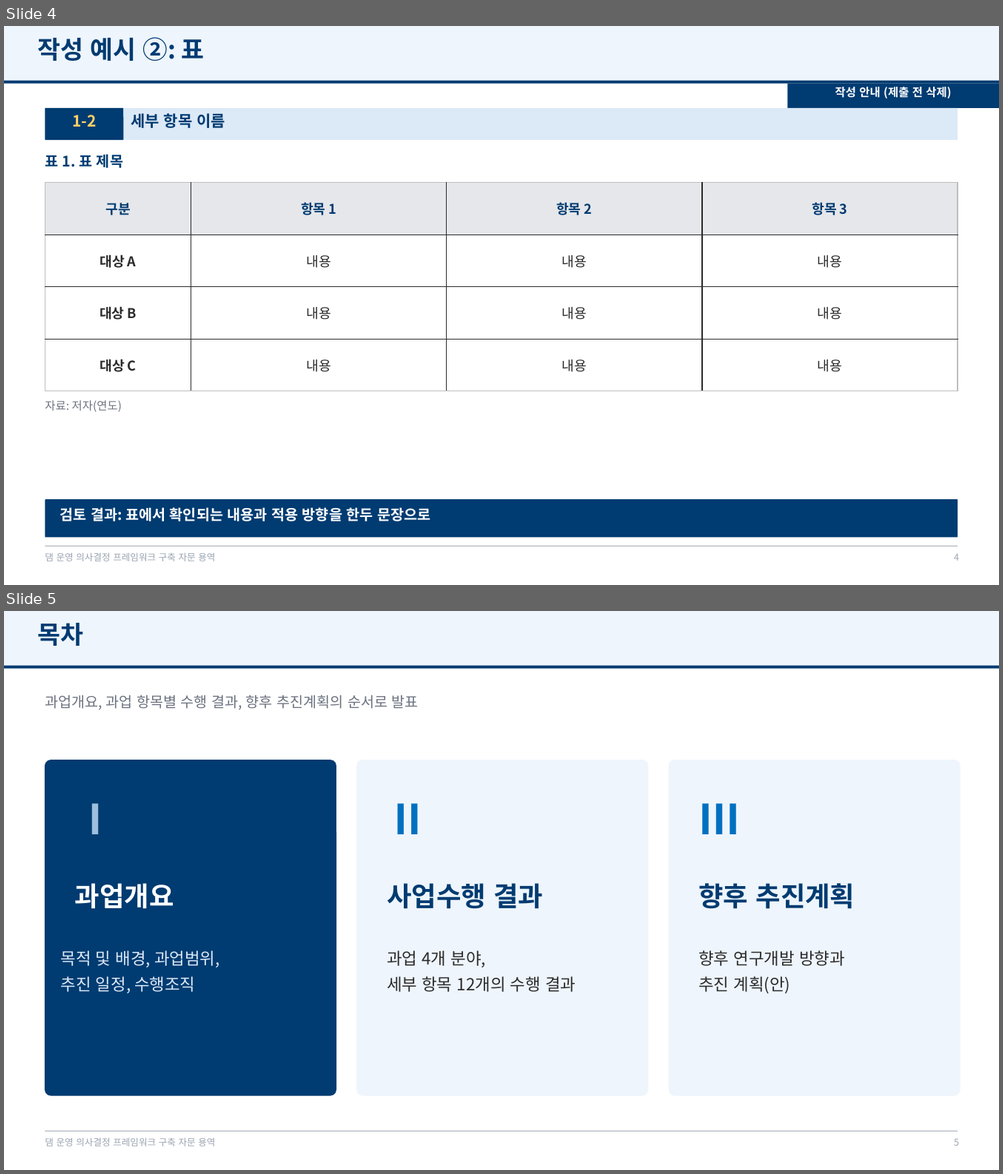
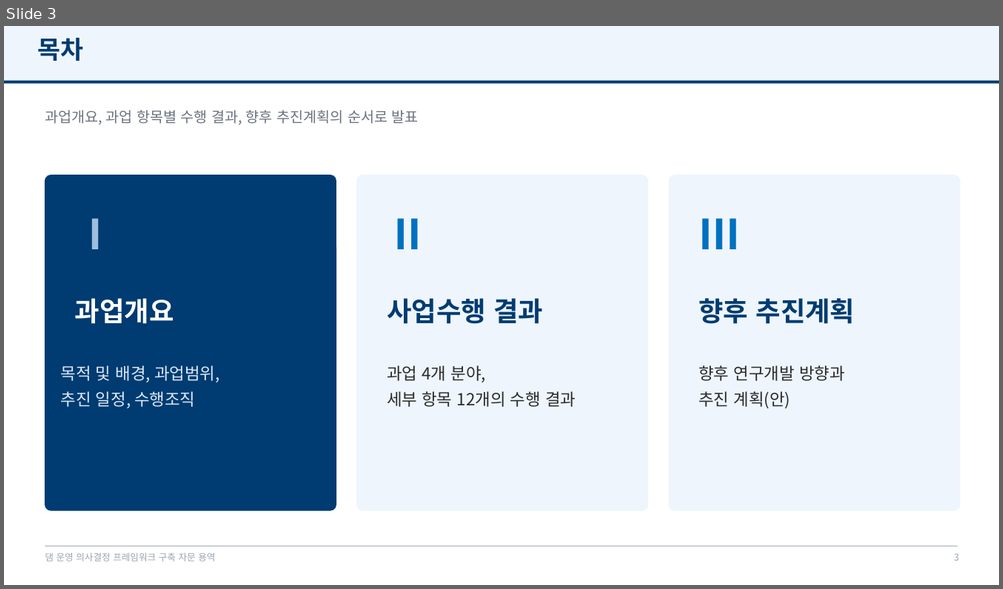
Before and after one commit to mkm1119/KGRAG-LLM, a slide deck: project_khnp/2026.12.09_최종보고회_발표자료_템플릿.pptx. Shown one above the other, each under a label of ours: slides 4 and 5 before the commit, slide 3 after it. The pictures are 1003x1174 and 1003x589 pixels, drawn with LibreOffice and Linux fonts; fonts in the diff are those of the drawing; background and template pictures are left out. Boxes give left, top, right and bottom in pixels: in the first picture for what was removed or moved away, otherwise in the second. Text is boxed around its words. In the diff, an @@ line names an element or a change of style, - is before the commit and + after.

```diff
--- a/project_khnp/2026.12.09_최종보고회_발표자료_템플릿.pptx
+++ b/project_khnp/2026.12.09_최종보고회_발표자료_템플릿.pptx
@@ slide 4 removed at (4, 26, 999, 585), background #FFFFFF; not listed: 4 template elements that a slide beside it also shows @@
@@ text removed at (37, 37, 205, 61) @@
-작성 예시 ②: 표
@@ rectangle removed at (788, 84, 999, 108) @@
@@ text removed at (835, 87, 950, 99) @@
-작성 안내 (제출 전 삭제)
@@ rounded rectangle removed at (45, 108, 958, 140) @@
@@ rounded rectangle removed at (45, 108, 123, 140) @@
@@ text removed at (131, 113, 225, 128) @@
-세부 항목 이름
@@ text removed at (72, 115, 96, 127) @@
-1-2
@@ text removed at (45, 154, 123, 168) @@
-표 1. 표 제목
@@ table removed at (45, 183, 957, 392), 4 rows, 4 columns @@
-구분 | 항목 1 | 항목 2 | 항목 3
-대상 A | 내용 | 내용 | 내용
-대상 B | 내용 | 내용 | 내용
-대상 C | 내용 | 내용 | 내용
@@ text removed at (45, 400, 122, 412) @@
-자료: 저자(연도)
@@ rounded rectangle removed at (45, 500, 958, 538) @@
@@ text removed at (60, 508, 430, 522) @@
-검토 결과: 표에서 확인되는 내용과 적용 방향을 한두 문장으로
@@ page number removed at (953, 554, 959, 561) @@
-4
@@ what was slide 5 is now slide 3 @@
@@ page number at (953, 554, 959, 561): text changed @@
-5
+3
```
Also in this commit, not shown: 16 slides changed, 2 slides added, 1 other slide removed, 1 other file.
